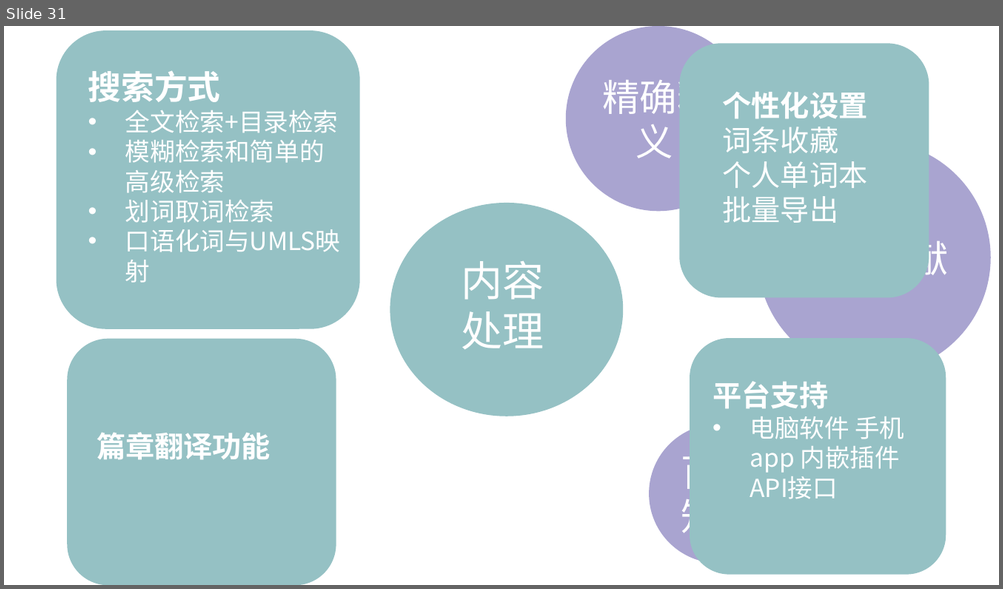
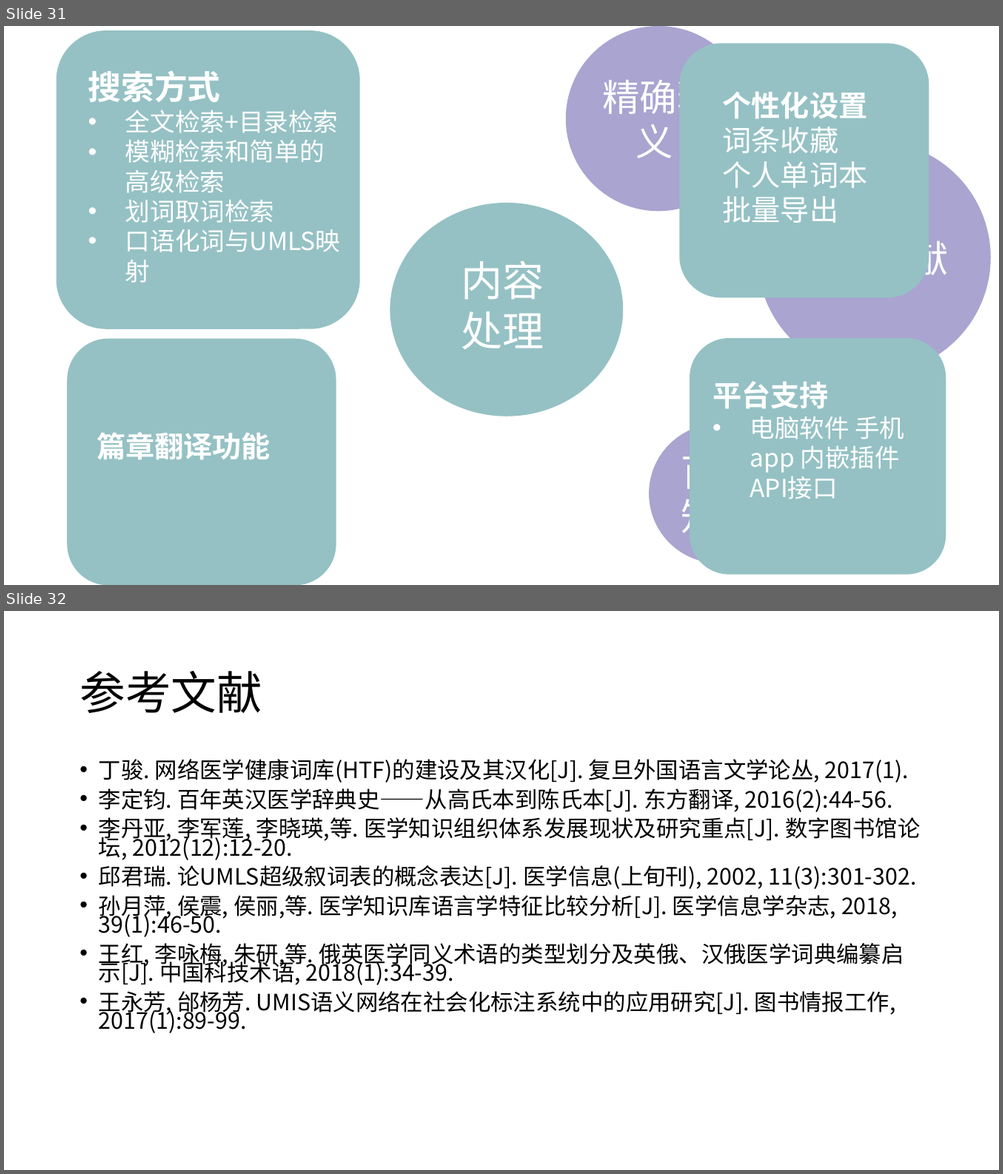
Before and after one commit to peijiawen98/TLK_1107, a slide deck: 电子词典需求分析.pptx. Shown one above the other, each under a label of ours: slide 31 before the commit, slides 31 and 32 after it. The pictures are 1003x589 and 1003x1174 pixels, drawn with LibreOffice and Linux fonts; fonts in the diff are those of the drawing. Boxes give left, top, right and bottom in pixels: in the first picture for what was removed or moved away, otherwise in the second. Text is boxed around its words. In the diff, an @@ line names an element or a change of style, - is before the commit and + after.

```diff
--- a/电子词典需求分析.pptx
+++ b/电子词典需求分析.pptx
@@ slide 32 added at bbox=[4, 611, 999, 1170], background #FFFFFF @@
@@ title added at bbox=[79, 671, 262, 713], 44 pt, text #000000 @@
+参考文献
@@ text added at bbox=[99, 759, 919, 1034], 21.7 pt, text #000000 @@
+• 丁骏. 网络医学健康词库(HTF)的建设及其汉化[J]. 复旦外国语言文学论丛, 2017(1).
+• 李定钧. 百年英汉医学辞典史——从高氏本到陈氏本[J]. 东方翻译, 2016(2):44-56.
+• 李丹亚, 李军莲, 李晓瑛,等. 医学知识组织体系发展现状及研究重点[J]. 数字图书馆论坛, 2012(12):12-20.
+• 邱君瑞. 论UMLS超级叙词表的概念表达[J]. 医学信息(上旬刊), 2002, 11(3):301-302.
+• 孙月萍, 侯震, 侯丽,等. 医学知识库语言学特征比较分析[J]. 医学信息学杂志, 2018, 39(1):46-50.
+• 王红, 李咏梅, 朱研,等. 俄英医学同义术语的类型划分及英俄、汉俄医学词典编纂启示[J]. 中国科技术语, 2018(1):34-39.
+• 王永芳, 邰杨芳. UMIS语义网络在社会化标注系统中的应用研究[J]. 图书情报工作, 2017(1):89-99.
```
Also in this commit, not shown: 2 slides changed.
